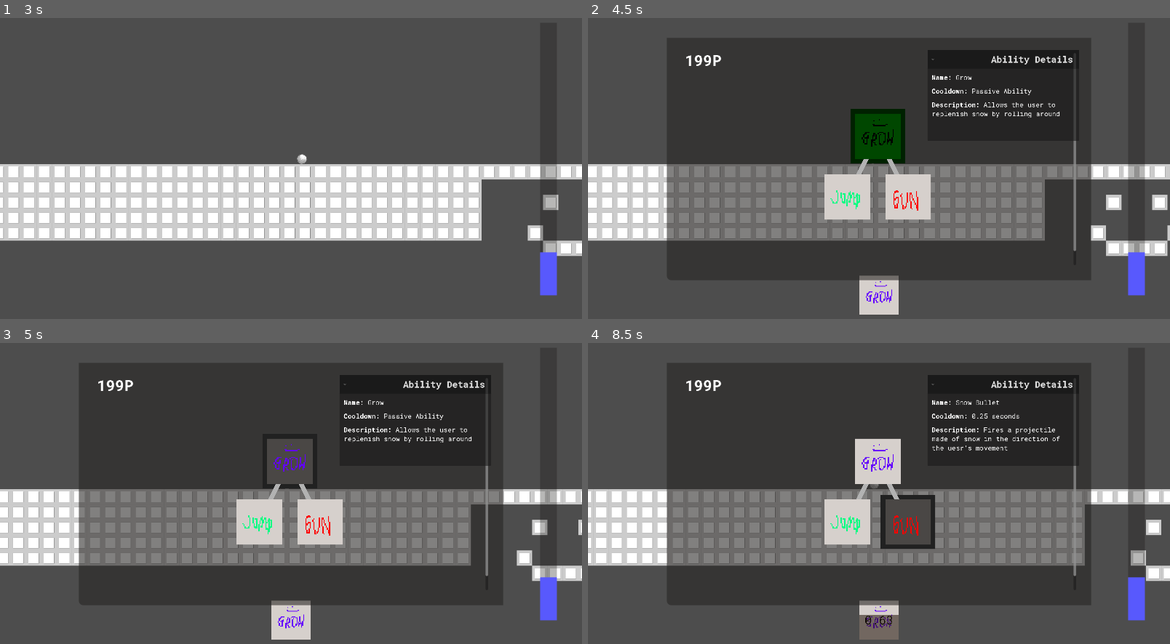
Above: before the commit, frames 1-4 (two rows, left to right).
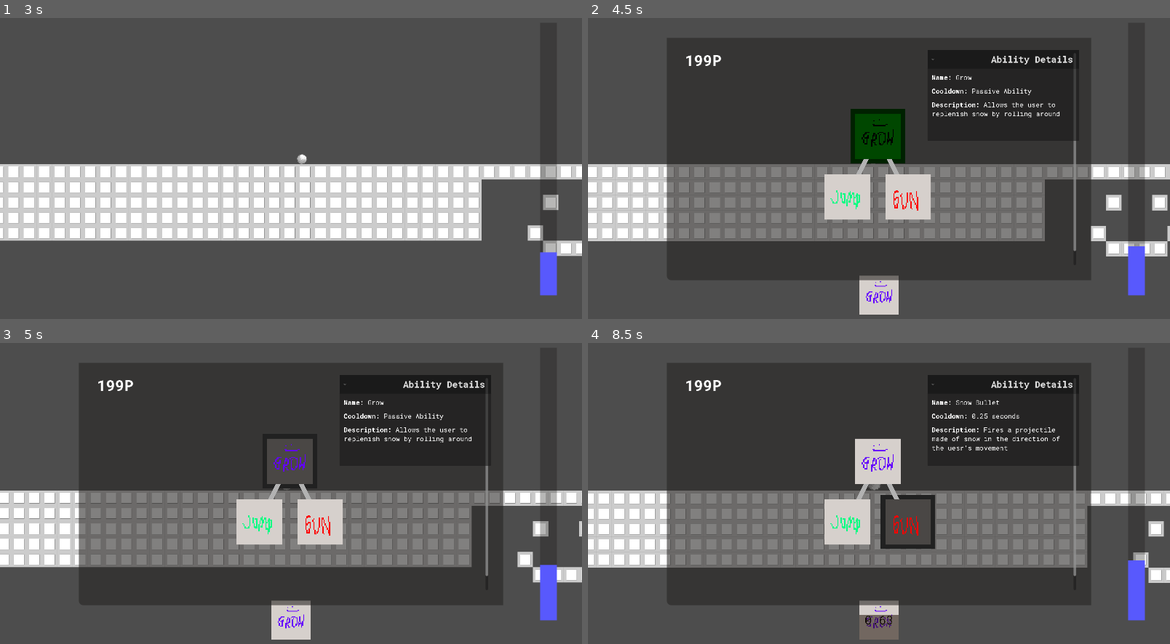
Above: after the commit, the same moments.

Repository: pranavdasan/GDC-Game-Jam-2026
Game: Godot game, scene res://levels/main.tscn
The game is run twice, just before and just after one commit, with the same random seed, the same clock (stepped at 60 frames per second) and the same inputs.
Inputs (mouse positions are in pixels of both pictures, inside the frame that each line leads up to):
- Up to frame 1 (3 s): tap Enter at 0.5 s; hold D (move_right) 0.53-1.28 s; tap Z at 0.6 s; tap X at 0.8, 1.35 s; hold S (move_down) 1.28-2.03 s; tap C at 1.55, 2.1 s; hold D (move_right) 2.03-2.78 s; tap V at 2.3, 2.85 s; hold Up (move_up) from 2.78 s (still down)
- Up to frame 2 (4.5 s): tap B at 3.05, 3.6 s; release Up (move_up) at 3.53 s; hold A (move_left) 3.53-4.25 s; tap Z at 3.8 s; tap Escape (open_skill_tree) at 4.15 s; click (879, 150) at 4.25 s
- Up to frame 3 (5 s): no input
- Up to frame 4 (8.5 s): click (879, 619) at 5 s; click "0.30" at 5.75 s; click (849, 520) at 6.5 s; click (908, 520) at 7.25 s; hold A (move_left) from 8.03 s (still down); tap Z at 8.1 s; tap X at 8.3 s

Frame 1 is identical in both runs. In frame 2, 0.5% of the frame differs, in the area x 0-100%, y 49-80%; in frame 3, 3.3%; in frame 4, 4.0%, in the area x 0-100%, y 46-80%.
Error before the commit: Invalid access of index '0' on a base object of type: 'Array[int]'. (res://scripts/ability_handler.gd:28)
Error after the commit: Invalid access of index '0' on a base object of type: 'Array[int]'. (res://scripts/ability_handler.gd:27)

Commit message:
Finishes snow bullet and comments some things

Diff:
--- a/levels/main.tscn
+++ b/levels/main.tscn
@@ -1,7 +1,6 @@
 [gd_scene format=4 uid="uid://dsiqdluh170ov"]
 
 [ext_resource type="PackedScene" uid="uid://bdx66lu38ywr" path="res://scenes/snowball.tscn" id="1_2262g"]
-[ext_resource type="PackedScene" uid="uid://bxt5jq41arpqr" path="res://scenes/ability_handler.tscn" id="1_ifaiv"]
 [ext_resource type="Texture2D" uid="uid://dbav4gaw8uehp" path="res://assets/images/tilemaps/snow_ground.png" id="2_wdj6m"]
 [ext_resource type="PackedScene" uid="uid://dou7gvlvywfc4" path="res://scenes/skill_tree.tscn" id="4_5k4jt"]
 [ext_resource type="PackedScene" uid="uid://wxd7weptev4l" path="res://scenes/hud.tscn" id="4_m1504"]
@@ -20,9 +19,10 @@
 
 [node name="Main" type="Node2D" unique_id=1138941841]
 
-[node name="AbilityHandler" parent="." unique_id=1548632360 instance=ExtResource("1_ifaiv")]
+[node name="WorldBoundary" parent="." unique_id=875849604 groups=["terrain"] instance=ExtResource("6_5k4jt")]
+position = Vector2(0, 112.5)
 
-[node name="TileMapLayer" type="TileMapLayer" parent="." unique_id=1755820554]
+[node name="TileMapLayer" type="TileMapLayer" parent="." unique_id=1755820554 groups=["terrain"]]
 scale = Vector2(0.25, 0.25)
 tile_map_data = PackedByteArray("AAAAAAIAAAAAAAAAAAAAAAMAAAAAAAAAAAABAAIAAAAAAAAAAAABAAMAAAAAAAAAAAACAAIAAAAAAAAAAAACAA …(3312 unchanged characters)…
 tile_set = SubResource("TileSet_l8qe7")
@@ -38,6 +38,3 @@
 [node name="Camera2D" type="Camera2D" parent="Snowball" unique_id=1622442366]
 zoom = Vector2(0.9, 0.9)
 position_smoothing_enabled = true
-
-[node name="WorldBoundary" parent="." unique_id=875849604 instance=ExtResource("6_5k4jt")]
-position = Vector2(0, 112.5)
--- a/project.godot
+++ b/project.godot
@@ -38,6 +38,11 @@
 
 enabled=PackedStringArray()
 
+[global_group]
+
+enemies=""
+terrain=""
+
 [input]
 
 move_up={
--- a/scenes/snow_bullet.tscn
+++ b/scenes/snow_bullet.tscn
@@ -4,7 +4,7 @@
 [ext_resource type="Texture2D" uid="uid://drgwgsywkyq73" path="res://assets/images/abilities/snow_bullet.png" id="1_xr1yx"]
 
 [sub_resource type="RectangleShape2D" id="RectangleShape2D_6hdsr"]
-size = Vector2(701, 197)
+size = Vector2(38, 13)
 
 [node name="SnowBullet" type="RigidBody2D" unique_id=1094645642]
 gravity_scale = 0.0
@@ -14,9 +14,10 @@
 scale = Vector2(3.5, 3.5)
 texture = ExtResource("1_xr1yx")
 
-[node name="CollisionShape2D" type="CollisionShape2D" parent="." unique_id=853842560]
-position = Vector2(0.5, 51.5)
+[node name="Area2D" type="Area2D" parent="." unique_id=1451016767]
+
+[node name="CollisionShape2D" type="CollisionShape2D" parent="Area2D" unique_id=853842560]
+position = Vector2(-2, 3.5)
 shape = SubResource("RectangleShape2D_6hdsr")
-disabled = true
 
-[connection signal="body_entered" from="." to="." method="_on_body_entered"]
+[connection signal="body_entered" from="Area2D" to="." method="_on_area_2d_body_entered"]
--- a/scripts/ability_handler.gd
+++ b/scripts/ability_handler.gd
@@ -2,7 +2,7 @@
 
 const GROWTH_RATE : float = 0.02
 const JUMP_FORCE : float = 1250
-const BULLET_SPEED : float = 1500
+const BULLET_SPEED : float = 15000
 const DASH_SPEED : float = 1250
 
 const SnowBullet = preload("res://scenes/snow_bullet.tscn")
@@ -20,9 +20,8 @@
 	use_ability(ability_id)
 
 func _input(event) -> void:
-	# checks that pressed key is a number key 0-9
 	if event is InputEventKey and event.pressed:
-
+		#z through b keys are used, so that mouse is not used like hollow knight
 		match event.keycode:
 			KEY_Z:
 				use_ability(AbilityHud.created_ability_button_ids[0])
@@ -50,23 +49,25 @@
 				#var ability_id : int = AbilityHud.created_ability_button_ids[ability_button_index - 1]
 				#use_ability(ability_id)
 
+## checks if ability is able to be used (snow cost and cooldown) and uses respective ability
 func use_ability(ability_id : int) -> void:
 	# gets the real ability button node for used ability
 	var ability_button_index : int = AbilityHud.created_ability_button_ids.find(ability_id)
-	var ability_button : Button = AbilityHud.get_children()[ability_button_index]
+	var AbilityButton : Button = AbilityHud.get_children()[ability_button_index]
 
 	# to make sure there is enough snow AND that the ability is not on cooldown
-	if Global.snow_meter < Global.abilities[ability_id].snow_cost or ability_button.CooldownTimer.time_left != 0.0:
+	if Global.snow_meter < Global.abilities[ability_id].snow_cost or AbilityButton.CooldownTimer.time_left != 0.0:
 		return
 
 	# for snow jump
 	if ability_id == 1 and not Snowball.touching_floor():
 		return
 
+	#subtracts the cost of the ability from snow meter
 	Global.subtract_snow_meter(Global.abilities[ability_id].snow_cost)
 
 	# starts cooldown for that ability
-	ability_button.start_cooldown(ability_id)
+	AbilityButton.start_cooldown(ability_id)
 
 	# actual code for the ability
 	match ability_id:
@@ -81,9 +82,11 @@
 		4: # dash
 			dash_ability(Snowball.last_input_vector.normalized())
 
+## applies jump force to snowball in up direction
 func jump_ability() -> void:
-	Snowball.apply_central_impulse(Vector2(0, -JUMP_FORCE))
+	Snowball.apply_central_impulse(Vector2.UP * JUMP_FORCE)
 
+## instantiates a snow bullet with direction of [param direction] and constant force
 func snow_bullet_ability(direction : Vector2) -> void:
 	var SnowBulletInstance : RigidBody2D = SnowBullet.instantiate()
 	SnowBulletInstance.position = Snowball.position
@@ -91,5 +94,6 @@
 	SnowBulletInstance.constant_force = direction * BULLET_SPEED
 	Main.add_child(SnowBulletInstance)
 
+## applies force to snowball in direction of [param direction]
 func dash_ability(direction : Vector2) -> void:
 	Snowball.apply_central_impulse(direction * DASH_SPEED)
--- a/scripts/global.gd
+++ b/scripts/global.gd
@@ -48,16 +48,13 @@
 signal skill_points_changed()
 signal snow_meter_changed()
 
-# which objects are reocgnized as the floor
-var floor_objects : Array = [
-	get_node("/Main/WorldBoundary"),
-	get_node("/Main/TileMapLayer")
-]
-
 var owned_abilities : Array[Ability]
 
 var skill_points : int = 200
 var snow_meter : float = 0.0
+
+func _ready() -> void:
+	pass
 
 func is_ability_owned(ability_id : int) -> bool:
 	for ability in owned_abilities:
--- a/scripts/skill_tree/ability_button_skill_tree.gd
+++ b/scripts/skill_tree/ability_button_skill_tree.gd
@@ -15,6 +15,7 @@
 @onready var Outline : ColorRect = $Outline
 
 func _ready() -> void:
+	# the first button is focused by default
 	if ability_id == 0:
 		self.visible = true
 
@@ -30,6 +31,7 @@
 	else:
 		buy_ability()
 
+## focuses on called AbilityButton's details, setting all labels to the respective ability's details
 func focus_details() -> void:
 	SkillTree.reset_ability_button_focus()
 	focused = true
@@ -43,6 +45,7 @@
 		CooldownLabel.text = "[b]Cooldown: [/b]" + str(Global.abilities[ability_id].cooldown) + " seconds"
 	DescriptionLabel.text = "[b]Description: [/b]" + Global.abilities[ability_id].description
 
+## checks if ability is able to be bought, and buys the ability + modulates the button accordingly
 func buy_ability() -> void:
 	if Global.skill_points >= 1 and not Global.is_ability_owned(ability_id):
 		owned = true
@@ -60,6 +63,7 @@
 
 	self.modulate = Color.WHITE
 
+## upgrades the respective ability button's ability level (cooldown, damage, etc)
 func upgrade() -> void:
 	upgrade_level += 1
 
--- a/scripts/skill_tree/skill_tree.gd
+++ b/scripts/skill_tree/skill_tree.gd
@@ -6,12 +6,14 @@
 @onready var TreeContainer : VBoxContainer = $PanelContainer/TreeScrollContainer/TreeContainer
 @onready var TreeScrollContainer : ScrollContainer = $PanelContainer/TreeScrollContainer
 
+# WHENEVER YOU WANT TO ADD A NEW ABILITY TO SHOP, INSTANTIATE IT HERE AND THEN:
 var AbilityButtonZero : Button = AbilityButtonSkillTree.instantiate()
 var AbilityButtonOne : Button = AbilityButtonSkillTree.instantiate()
 var AbilityButtonTwo : Button = AbilityButtonSkillTree.instantiate()
 var AbilityButtonThree : Button = AbilityButtonSkillTree.instantiate()
 var AbilityButtonFour : Button = AbilityButtonSkillTree.instantiate()
 
+# ADD IT TO THIS LIST
 var ability_buttons = [
 	AbilityButtonZero,
 	AbilityButtonOne,
@@ -31,6 +33,7 @@
 	}
 }
 
+# list of all the connections that need to be drawn in the skill tree
 @export var tree_position_connections : Array[Array]
 
 func _ready() -> void:
@@ -60,9 +63,11 @@
 
 		visible = not visible
 
+# recursive function that generates formatted boxes for trees
 func generate_tree_structure(ParentButton : Button, current_layer : int, current_layer_dict : Dictionary):
 	var LayerBox : HBoxContainer
 
+	# creates a new HBoxContainer "layer" if it doesn't already exist
 	if TreeContainer.find_child("Layer" + str(current_layer)) == null:
 		LayerBox = HBoxContainer.new()
 		LayerBox.alignment = BoxContainer.ALIGNMENT_CENTER
@@ -74,11 +79,14 @@
 	else:
 		LayerBox = TreeContainer.find_child("Layer" + str(current_layer))
 
+	# makes a button for each child button of the one that called this function
+	# and makes each child node call this function setting itself as the parent node (recursive)
 	for ability_button_index in current_layer_dict.keys().size():
 		var ChildButton : Button = current_layer_dict.keys()[ability_button_index]
 
 		LayerBox.add_child(ChildButton)
 
+		# the first layer has no parent so there's not always parent button
 		if ParentButton:
 			ChildButton.parent_button = ParentButton
 
@@ -95,6 +103,7 @@
 			var parent_relative_position : Vector2 = ParentAbilityButton.global_position - TreeScrollContainer.global_position
 			var child_relative_position : Vector2 = AbilityButton.global_position - TreeScrollContainer.global_position
 
+			# if the parent or child is out of view, then don't draw this connection
 			if (
 				not AbilityButton.visible or
 				child_relative_position.y > TreeScrollContainer.size.y or
@@ -102,11 +111,13 @@
 			):
 				continue
 
+			# add connection of the CENTER of each button (since godot tracks from top left)
 			tree_position_connections.append([
 				parent_relative_position + ParentAbilityButton.size / 2,
 				child_relative_position + AbilityButton.size / 2
 			])
 
+# sets all ability buttons' focus to false
 func reset_ability_button_focus() -> void:
 	for AbilityButton : Button in ability_buttons:
 		AbilityButton.focused = false
--- a/scripts/snow_bullet/snow_bullet.gd
+++ b/scripts/snow_bullet/snow_bullet.gd
@@ -1,15 +1,14 @@
 extends RigidBody2D
 
-var floor_objects : Array = Global.floor_objects
 
 # Called when the node enters the scene tree for the first time.
 func _ready() -> void:
 	pass # Replace with function body.
 
-# Called every frame. 'delta' is the elapsed time since the previous frame.
-func _process(delta: float) -> void:
-	pass
+func _on_area_2d_body_entered(body: Node2D) -> void:
+	if get_tree().get_nodes_in_group("terrain").find(body)  != -1:
+		queue_free()
 
-func _on_body_entered(body: Node) -> void:
-	if floor_objects.find(body):
-		queue_free()
+	if get_tree().get_nodes_in_group("enemies").find(body) != -1:
+		# enemy found
+		pass
--- a/scripts/snowball/snowball.gd
+++ b/scripts/snowball/snowball.gd
@@ -18,8 +18,6 @@
 @onready var Sprite: Sprite2D = $Sprite2D
 @onready var RayCast : RayCast2D = $RayCast2D
 
-var floor_objects : Array = Global.floor_objects
-
 var current_radius: float
 @export var original_scale: Vector2
 
@@ -36,12 +34,17 @@
 	# update_mass()
 
 func _physics_process(delta: float) -> void:
-	RayCast.target_position = Vector2(0, BASE_PIXEL_RADIUS * Sprite.scale.length() / 2)
+	RayCast.target_position = Vector2(0, BASE_PIXEL_RADIUS * Sprite.scale.length() / 2 + 2)
 	RayCast.global_rotation = 0
 
 	handle_movement(delta)
 
 	update_visual_size(delta)
+
+func _input(event) -> void:
+	if event.is_action_pressed("move_up"):
+		if Global.is_ability_owned(1):
+			AbilityHandler.use_ability(1)
 
 func handle_movement(delta: float) -> void:
 	input_vector = Vector2.ZERO
@@ -57,11 +60,6 @@
 	if input_vector != Vector2.ZERO:
 		apply_central_force(Vector2(input_vector.x * speed,0))
 
-func _input(event) -> void:
-	if event.is_action_pressed("move_up"):
-		if Global.is_ability_owned(1):
-			AbilityHandler.use_ability(1)
-
 func handle_growth(delta: float) -> void:
 	# Check if snowball fully moving (so not for every button press) and not exceed max_radius
 	if (
@@ -69,7 +67,7 @@
 			or current_radius >= max_radius
 			or not touching_floor()
 		):
-		return
+			return
 
 	var growth_amount: float = speed * growth_rate * delta
 	Global.add_snow_meter(growth_amount / max_radius * 100)
@@ -98,6 +96,6 @@
 	var raycast_collider = RayCast.get_collider()
 
 	if raycast_collider:
-		return floor_objects.find(raycast_collider) != -1
+		return get_tree().get_nodes_in_group("floor").find(raycast_collider)  == -1
 
 	return false
